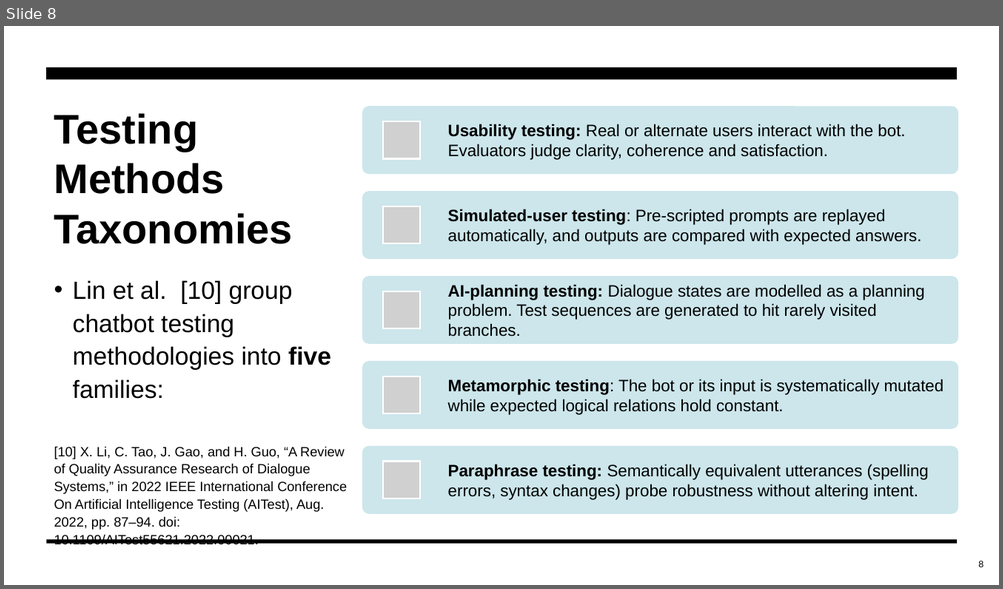
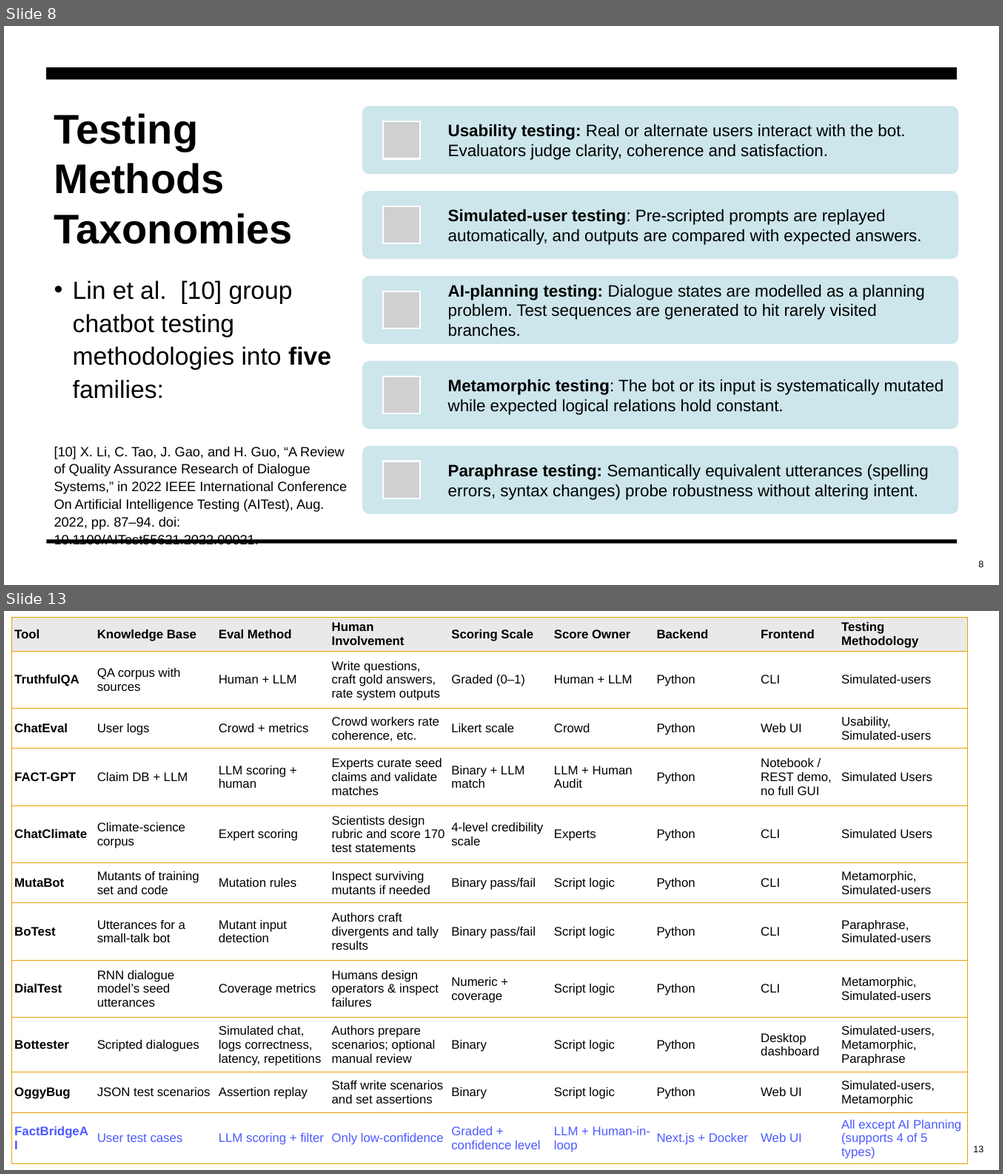
Before and after one commit to saffar4ever/webdev, a slide deck: review paper/Presentation.pptx. Shown one above the other, each under a label of ours: slide 8 before the commit, slides 8 and 13 after it; the slides between them are not shown. The pictures are 1003x589 and 1003x1174 pixels, drawn with LibreOffice and Linux fonts; fonts in the diff are those of the drawing; grey boxes stand for pictures. Boxes give left, top, right and bottom in pixels: in the first picture for what was removed or moved away, otherwise in the second. Text is boxed around its words. In the diff, an @@ line names an element or a change of style, - is before the commit and + after.

```diff
--- a/review paper/Presentation.pptx
+++ b/review paper/Presentation.pptx
@@ slide 13 added at <box>4,611,999,1170</box>, background #FFFFFF @@
@@ table added at <box>11,617,969,1165</box>, 11 rows, 9 columns @@
+Tool | Knowledge Base | Eval Method | Human Involvement | Scoring Scale | Score Owner | Backend | Frontend | Testing Methodology
+TruthfulQA | QA corpus with sources | Human + LLM | Write questions, craft gold answers, rate system outputs | Graded (0–1) | Human + LLM | Python | CLI | Simulated-users
+ChatEval | User logs | Crowd + metrics | Crowd workers rate coherence, etc. | Likert scale | Crowd | Python | Web UI | Usability, / Simulated-users
+FACT-GPT | Claim DB + LLM | LLM scoring + human | Experts curate seed claims and validate matches | Binary + LLM match | LLM + Human Audit | Python | Notebook / REST demo, no full GUI | Simulated Users
+ChatClimate | Climate-science corpus | Expert scoring | Scientists design rubric and score 170 test statements | 4-level credibility scale | Experts | Python | CLI | Simulated Users
+MutaBot | Mutants of training set and code | Mutation rules | Inspect surviving mutants if needed | Binary pass/fail | Script logic | Python | CLI | Metamorphic, / Simulated-users
+BoTest | Utterances for a small-talk bot | Mutant input detection | Authors craft divergents and tally results | Binary pass/fail | Script logic | Python | CLI | Paraphrase, / Simulated-users
+DialTest | RNN dialogue model’s seed utterances | Coverage metrics | Humans design operators & inspect failures | Numeric + coverage | Script logic | Python | CLI | Metamorphic, Simulated-users
+Bottester | Scripted dialogues | Simulated chat, logs correctness, latency, repetitions | Authors prepare scenarios; optional manual review | Binary | Script logic | Python | Desktop dashboard | Simulated-users, / Metamorphic, / Paraphrase
+OggyBug | JSON test scenarios | Assertion replay | Staff write scenarios and set assertions | Binary | Script logic | Python | Web UI | Simulated-users, Metamorphic
+FactBridgeAI | User test cases | LLM scoring + filter | Only low-confidence | Graded + confidence level | LLM + Human-in-loop | Next.js + Docker | Web UI | All except AI Planning (supports 4 of 5 types)
@@ freeform shape added at <box>46,652,957,665</box>, fill #000000 @@
@@ page number added at <box>973,1146,983,1153</box>, 9 pt, text #000000 @@
+13
```
Also in this commit, not shown: 6 slides changed.
